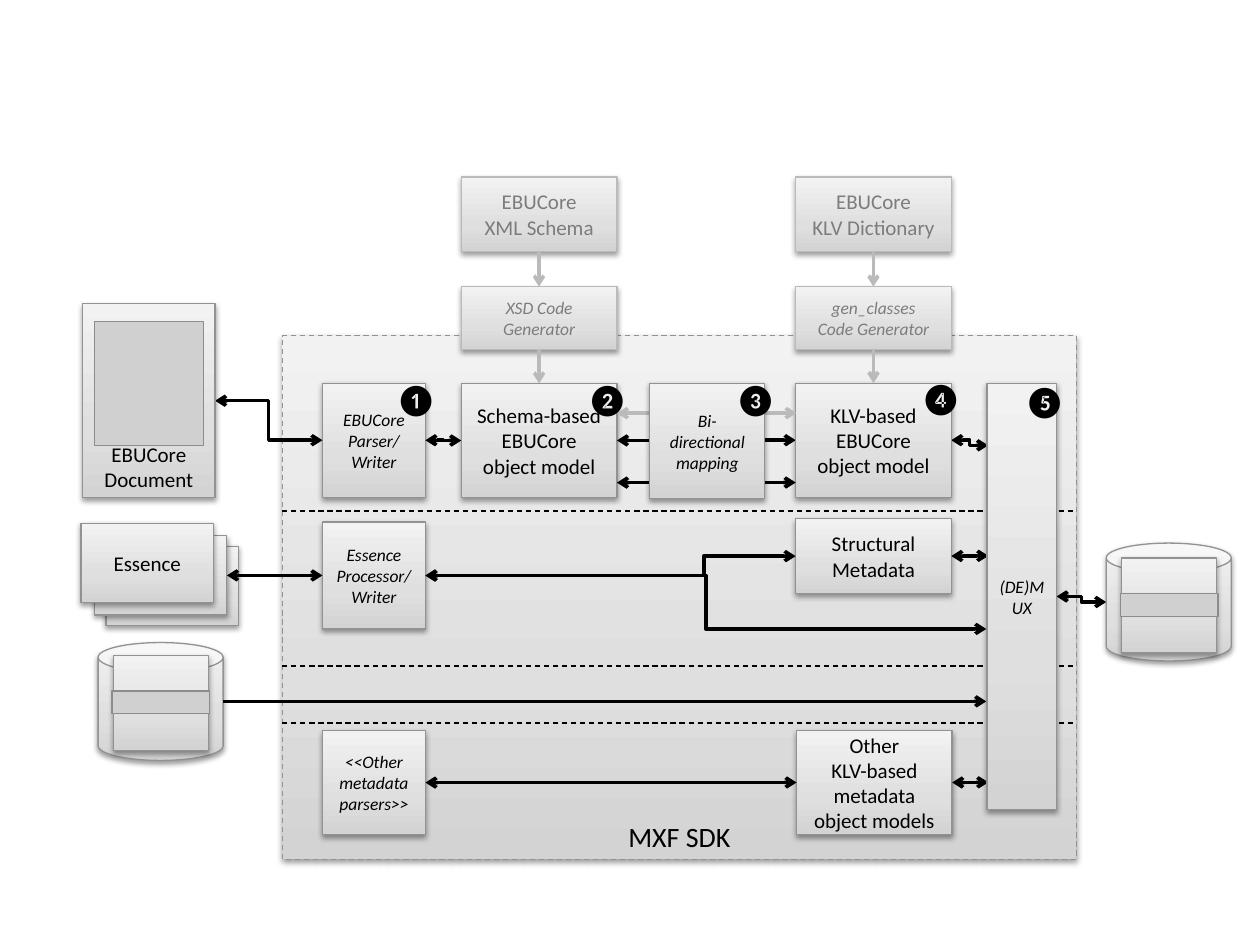
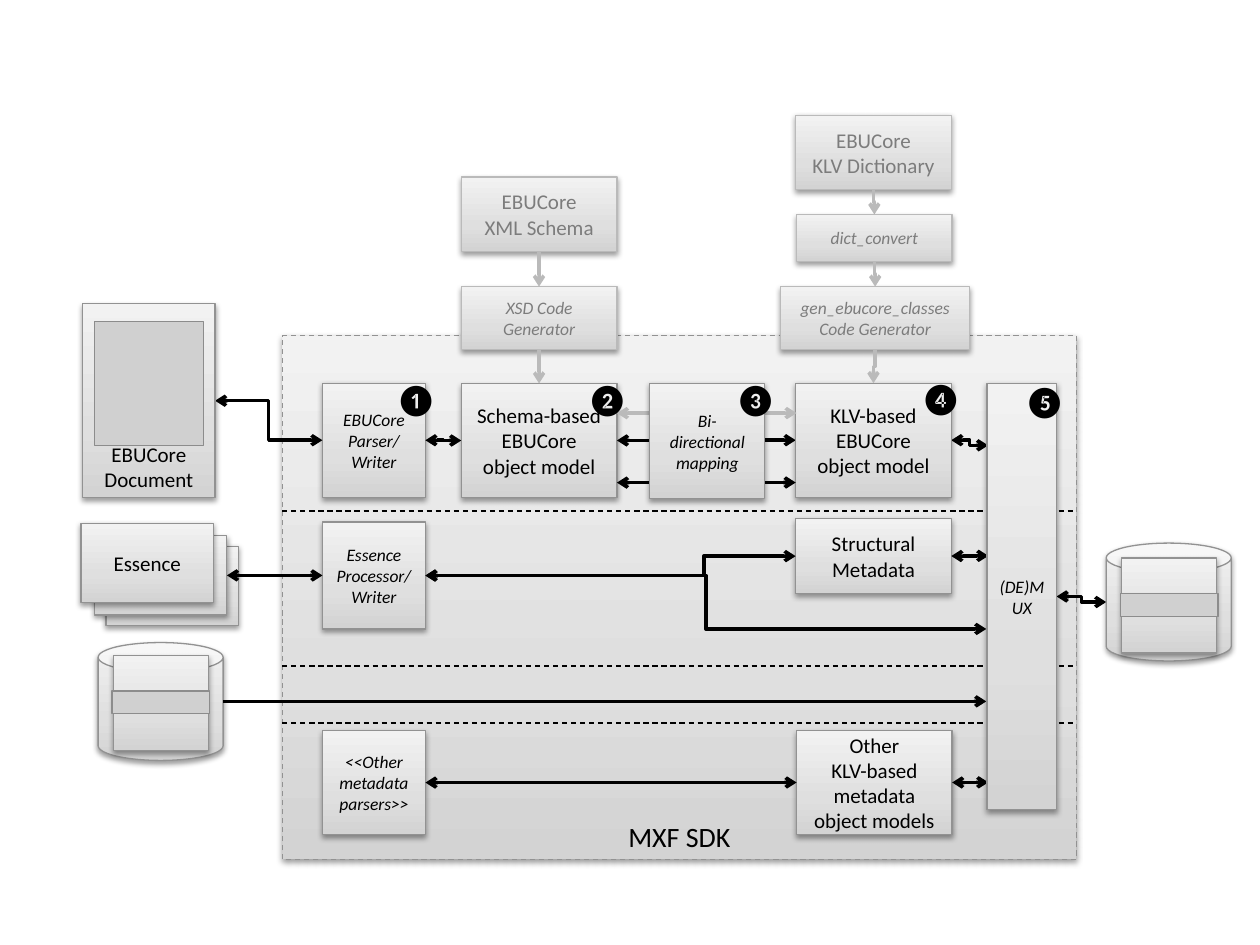
Before and after one commit to Limecraft/ebu-mxfsdk, a slide deck: slide 5 of doc/EBU MXF SDK - EBUCore - images.pptx. Drawn at 1260x945 pixels with LibreOffice and Linux fonts; fonts in the diff are those of the drawing; grey boxes stand for pictures; background and template pictures are left out. Boxes give left, top, right and bottom in pixels: in the first picture for what was removed or moved away, otherwise in the second. Text is boxed around its words. In the diff, an @@ line names an element or a change of style, - is before the commit and + after.

Commit message:
Updated SDK component diagram.

```diff
--- a/doc/EBU MXF SDK - EBUCore - images.pptx
+++ b/doc/EBU MXF SDK - EBUCore - images.pptx
@@ rectangle "EBUCore KLV Dictionary": place and size @@
-rectangle "EBUCore KLV Dictionary" at <box>795,178,951,252</box>
+rectangle "EBUCore KLV Dictionary" at <box>795,116,951,190</box>
@@ elbow arrow moved from (873, 252) - (873, 287) to (873, 190) - (874, 214) @@
@@ rectangle added at <box>796,214,953,261</box>, fill gradient #D3D3D3 to #E0E0E0 to #F3F3F3, outline #BABABA 0.75 pt, 10 pt, text #7C7C7C, italic @@
+dict_convert
@@ elbow arrow added from (874, 261) to (876, 287), #BABABA 2 pt @@
@@ rectangle "gen_ebucore_classes Code Generator": place and size @@
-rectangle "gen_ebucore_classes Code Generator" at <box>795,287,951,350</box>
+rectangle "gen_ebucore_classes Code Generator" at <box>780,287,969,350</box>
@@ text in rectangle at <box>801,302,950,335</box>: text changed @@
-gen_classes
-Code Generator
+gen_ebucore_classes
+Code Generator
@@ elbow arrow (876, 350) - (873, 383): route changed @@
```
